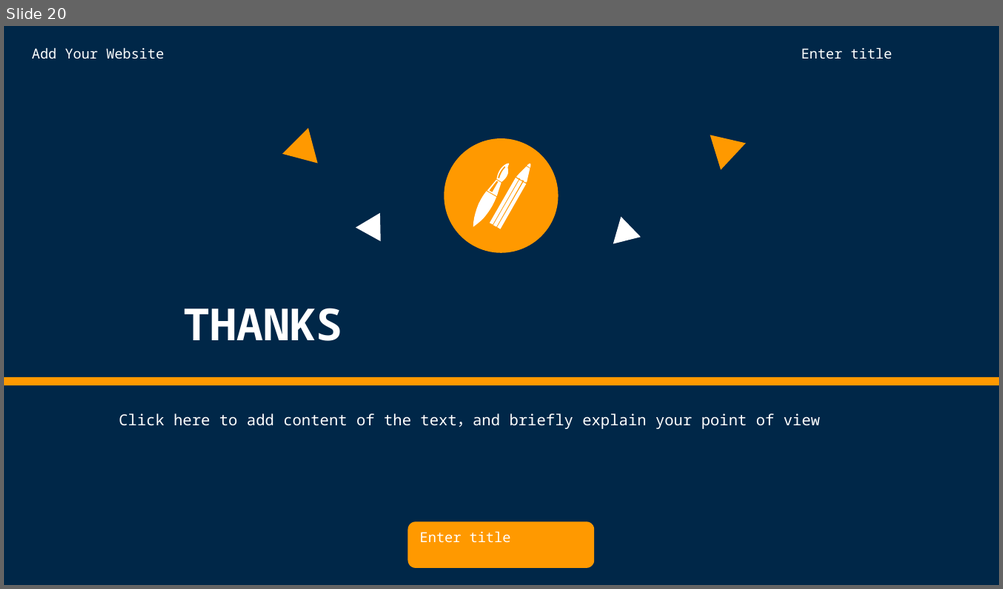
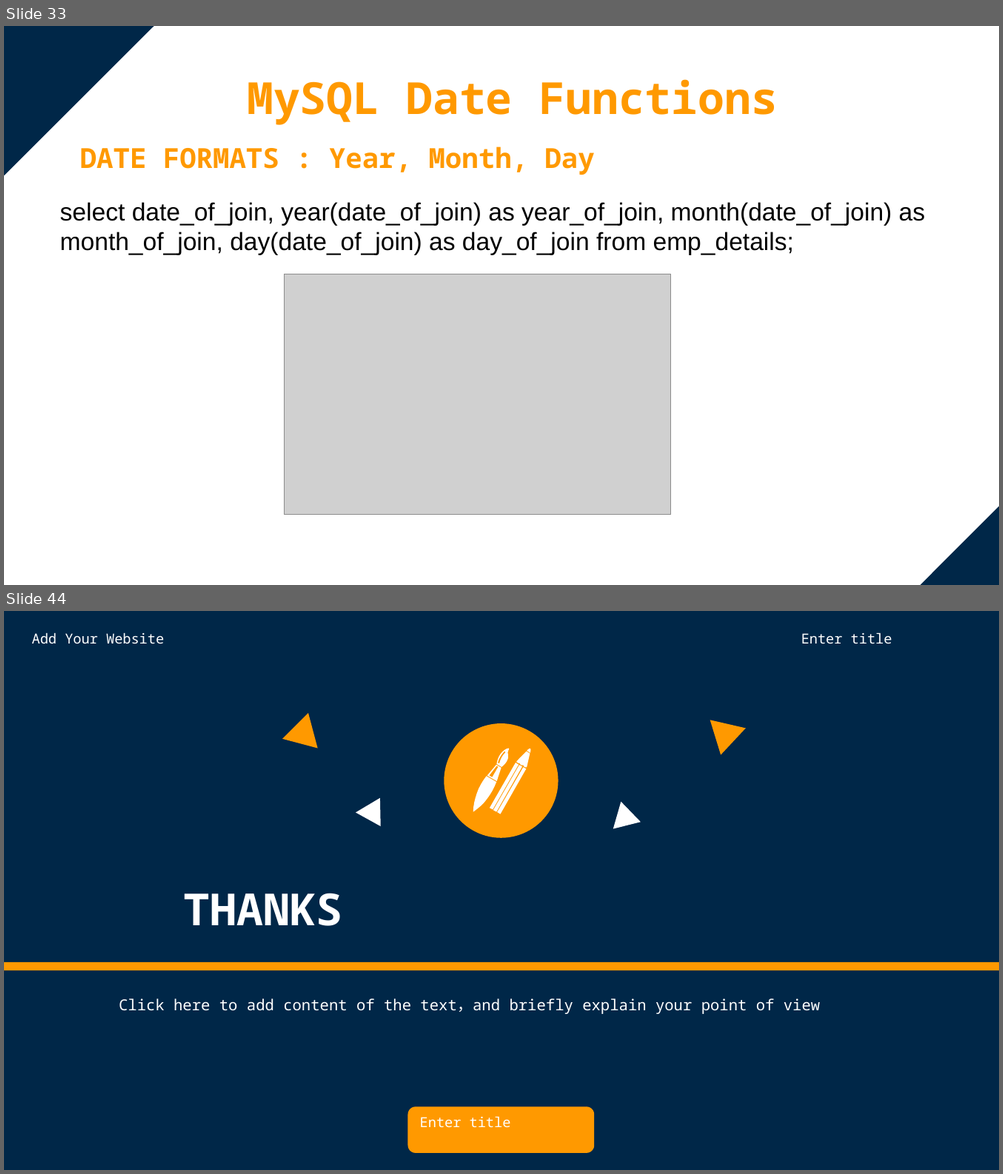
Before and after one commit to vijayadithya831/personal, a slide deck: Full Stack/SQL/Mini Project/SQL Mini Project.pptx. Shown one above the other, each under a label of ours: slide 20 before the commit, slides 33 and 44 after it; the slides between them are not shown. The pictures are 1003x589 and 1003x1174 pixels, drawn with LibreOffice and Linux fonts; fonts in the diff are those of the drawing; grey boxes stand for pictures. Boxes give left, top, right and bottom in pixels: in the first picture for what was removed or moved away, otherwise in the second. Text is boxed around its words. In the diff, an @@ line names an element or a change of style, - is before the commit and + after.

```diff
--- a/Full Stack/SQL/Mini Project/SQL Mini Project.pptx
+++ b/Full Stack/SQL/Mini Project/SQL Mini Project.pptx
@@ slide 33 added at bbox=[4, 26, 999, 585], background #FFFFFF @@
@@ right triangle added at bbox=[4, 26, 155, 178], fill #002748 @@
@@ text added at bbox=[247, 79, 778, 125], 32 pt, text #FF9900, bold @@
+MySQL Date Functions
@@ text added at bbox=[80, 147, 595, 175], 20 pt, text #FF9900, bold @@
+DATE FORMATS : Year, Month, Day
@@ text added at bbox=[60, 202, 925, 255], 18 pt, text #000000 @@
+select date_of_join, year(date_of_join) as year_of_join, month(date_of_join) as month_of_join, day(date_of_join) as day_of_join from emp_details;
@@ picture added at bbox=[284, 275, 670, 515] @@
@@ right triangle added at bbox=[916, 504, 999, 585], fill #002748 @@
@@ what was slide 20 is now slide 44 @@
```
Also in this commit, not shown: 4 slides changed, 23 other slides added, 1 other file.
